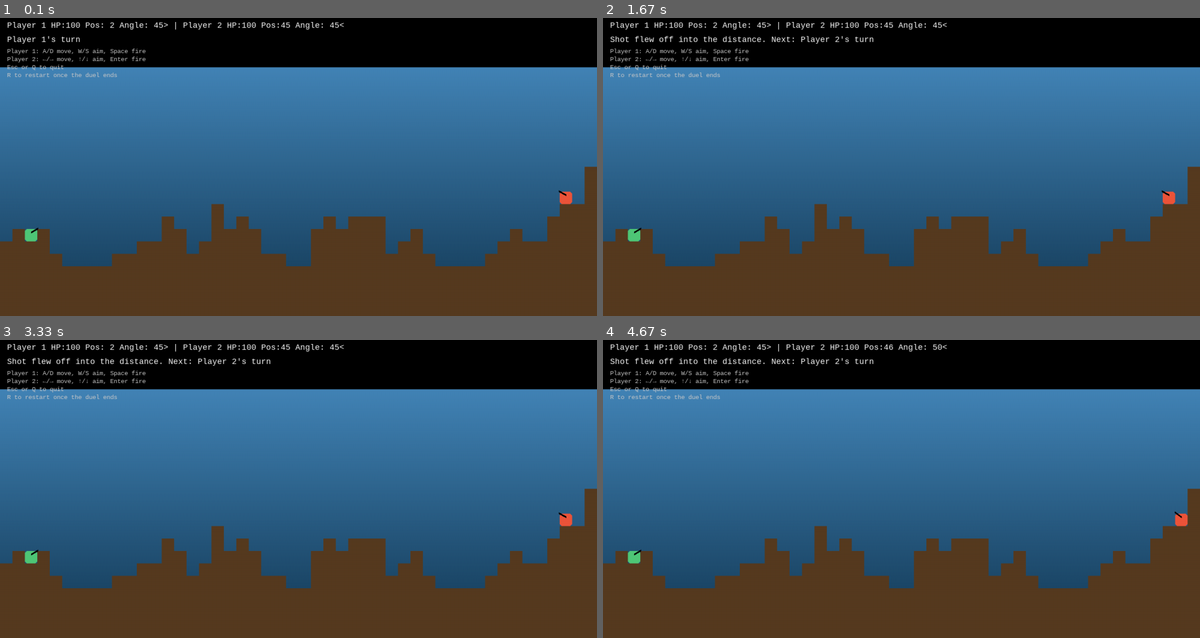
Above: before the commit, frames 1-4 (two rows, left to right).
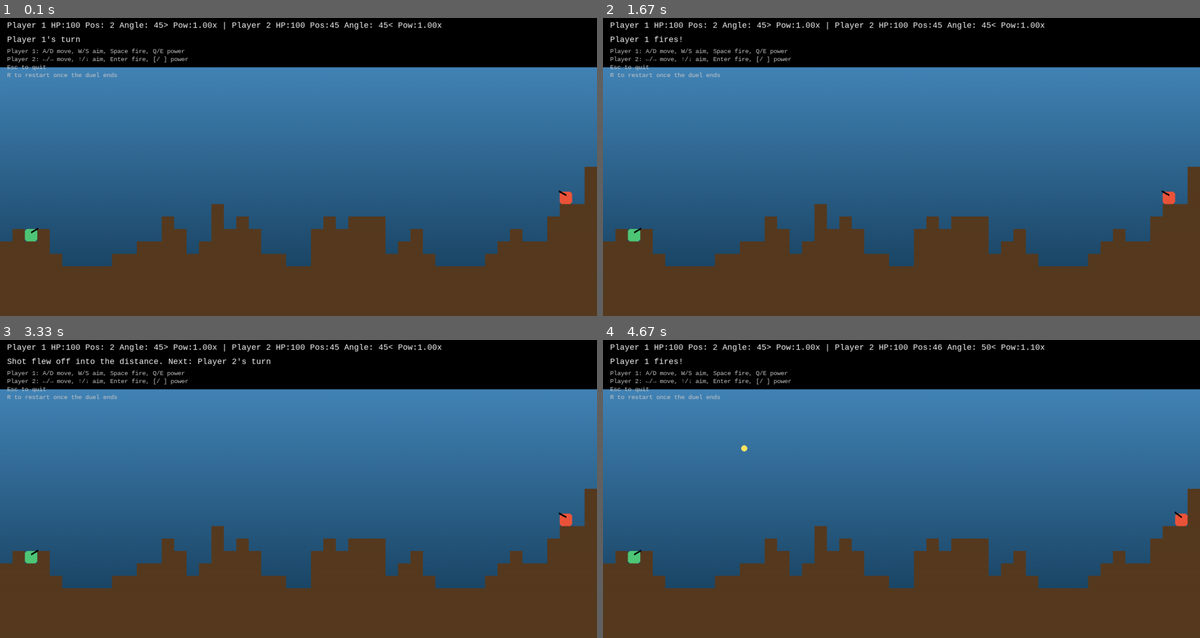
Above: after the commit, the same moments.

Repository: CKone/tanx-game
Game: pygame game, started from main.py
Two runs of this game, one before a commit and one after it. Both use one fixed random seed, a clock stepped at 60 frames per second and the inputs below.
Inputs:
- Up to frame 1 (0.1 s): no input
- Up to frame 2 (1.67 s): tap Space at 0.33, 0.73, 1.03, 1.23 s; tap E at 0.82 s
- Up to frame 3 (3.33 s): no input
- Up to frame 4 (4.67 s): tap  at 3.33, 3.82 s; hold Up 3.67-4.03 s; tap Space at 3.73, 4.13, 4.43 s; hold Right from 4.07 s (still down)

The runs differ from the first frame. In frame 1, 0.6% of the frame differs, in the area x 3-74%, y 1-18%; in frame 2, 0.9%; in frame 3, 0.6%; in frame 4, 1.0%, in the area x 1-74%, y 1-38%.

Commit message:
Added Force and Angle to Bullet Logic

Diff:
--- a/tanx_game/game.py
+++ b/tanx_game/game.py
@@ -38,6 +38,7 @@
         self.projectile_speed = 6.5
         self.damage = 25
         self.explosion_radius = 1.8
+        self.projectile_time_step = 0.1
 
     def _spawn_tanks(self, player_one: str, player_two: str) -> List[Tank]:
         left_x, left_y = self._find_spawn(2, 1)
@@ -78,6 +79,7 @@
             "Commands: left, right, up, down, fire, status, help, quit\n"
             "  left/right: move the tank\n"
             "  up/down: adjust turret angle\n"
+            "  power+/power-: adjust shot force\n"
             "  fire: shoot a projectile\n"
             "  status: display tank stats"
         )
@@ -90,18 +92,20 @@
         angle_deg = shooter.turret_angle
         direction = shooter.facing
         angle_rad = math.radians(angle_deg)
-        vx = math.cos(angle_rad) * self.projectile_speed * direction
-        vy = -math.sin(angle_rad) * self.projectile_speed
+        speed = self.projectile_speed * shooter.shot_power
+        vx = math.cos(angle_rad) * speed * direction
+        vy = -math.sin(angle_rad) * speed
         x = shooter.x + 0.5 + direction * 0.6
         y = shooter.y - 0.5
         path: List[tuple] = []
         hit_tank: Optional[Tank] = None
         impact_x: Optional[float] = None
         impact_y: Optional[float] = None
-        for _ in range(180):
-            x += vx
-            y += vy
-            vy += self.gravity
+        dt = self.projectile_time_step
+        for _ in range(360):
+            x += vx * dt
+            y += vy * dt
+            vy += self.gravity * dt
             path.append((x, y))
             if x < 0 or x >= self.world.width or y >= self.world.height:
                 break
@@ -174,6 +178,22 @@
             if command in {"down", "d"}:
                 shooter.lower_turret()
                 continue
+            if command in {"power+", "p+", "powerup", "+"}:
+                before = shooter.shot_power
+                shooter.increase_power()
+                if shooter.shot_power == before:
+                    print("Power already at maximum.")
+                else:
+                    print(f"Shot power increased to {shooter.shot_power:.2f}x")
+                continue
+            if command in {"power-", "p-", "powerdown", "-"}:
+                before = shooter.shot_power
+                shooter.decrease_power()
+                if shooter.shot_power == before:
+                    print("Power already at minimum.")
+                else:
+                    print(f"Shot power decreased to {shooter.shot_power:.2f}x")
+                continue
             if command == "fire":
                 result = self.step_projectile(shooter)
                 self.animate_projectile(result)
--- a/tanx_game/pygame_game.py
+++ b/tanx_game/pygame_game.py
@@ -27,6 +27,8 @@
     turret_up: int
     turret_down: int
     fire: int
+    power_decrease: int
+    power_increase: int
 
 
 class PygameTanx:
@@ -80,6 +82,8 @@
                 turret_up=pygame.K_w,
                 turret_down=pygame.K_s,
                 fire=pygame.K_SPACE,
+                power_decrease=pygame.K_q,
+                power_increase=pygame.K_e,
             ),
             KeyBindings(
                 move_left=pygame.K_LEFT,
@@ -87,6 +91,8 @@
                 turret_up=pygame.K_UP,
                 turret_down=pygame.K_DOWN,
                 fire=pygame.K_RETURN,
+                power_decrease=pygame.K_LEFTBRACKET,
+                power_increase=pygame.K_RIGHTBRACKET,
             ),
         ]
 
@@ -117,13 +123,13 @@
 
     def _handle_key(self, key: int) -> None:
         if self.winner or self._is_animating_projectile():
-            if key in {pygame.K_ESCAPE, pygame.K_q}:
+            if key == pygame.K_ESCAPE:
                 self.running = False
             elif key in {pygame.K_r, pygame.K_F5} and self.winner:
                 self._reset()
             return
 
-        if key in {pygame.K_ESCAPE, pygame.K_q}:
+        if key == pygame.K_ESCAPE:
             self.running = False
             return
 
@@ -143,6 +149,22 @@
         if key == bindings.turret_down:
             tank.lower_turret()
             self.message = f"{tank.name} turret: {tank.turret_angle}°"
+            return
+        if key == bindings.power_increase:
+            previous = tank.shot_power
+            tank.increase_power()
+            if tank.shot_power == previous:
+                self.message = f"{tank.name} power already max"
+            else:
+                self.message = f"{tank.name} power: {tank.shot_power:.2f}x"
+            return
+        if key == bindings.power_decrease:
+            previous = tank.shot_power
+            tank.decrease_power()
+            if tank.shot_power == previous:
+                self.message = f"{tank.name} power already min"
+            else:
+                self.message = f"{tank.name} power: {tank.shot_power:.2f}x"
             return
         if key == bindings.fire:
             self._fire_projectile(tank)
@@ -226,10 +248,8 @@
             ui_height=self.ui_height,
         )
 
-    def _advance_turn(self, announce: bool = False) -> None:
+    def _advance_turn(self) -> None:
         self.current_player = 1 - self.current_player
-        if announce and not self.winner:
-            self.message = f"{self.logic.tanks[self.current_player].name}'s turn"
 
     def _check_victory(self) -> None:
         alive = [tank for tank in self.logic.tanks if tank.alive]
@@ -317,9 +337,9 @@
         self.screen.blit(message_surface, (16, 48))
 
         instructions = [
-            "Player 1: A/D move, W/S aim, Space fire",
-            "Player 2: ←/→ move, ↑/↓ aim, Enter fire",
-            "Esc or Q to quit",
+            "Player 1: A/D move, W/S aim, Space fire, Q/E power",
+            "Player 2: ←/→ move, ↑/↓ aim, Enter fire, [/ ] power",
+            "Esc to quit",
             "R to restart once the duel ends",
         ]
         for idx, line in enumerate(instructions):
--- a/tanx_game/tank.py
+++ b/tanx_game/tank.py
@@ -21,6 +21,10 @@
     min_angle: int = -75
     max_angle: int = 75
     move_distance: int = 1
+    shot_power: float = 1.0
+    min_power: float = 0.4
+    max_power: float = 1.8
+    power_step: float = 0.05
     last_command: Optional[str] = field(default=None, init=False)
 
     def clamp_turret(self) -> None:
@@ -35,6 +39,16 @@
         self.turret_angle -= amount
         self.clamp_turret()
         self.last_command = f"turret -{amount}"
+
+    def increase_power(self, amount: Optional[float] = None) -> None:
+        step = amount if amount is not None else self.power_step
+        self.shot_power = min(self.max_power, self.shot_power + step)
+        self.last_command = f"power +{step:.2f}"
+
+    def decrease_power(self, amount: Optional[float] = None) -> None:
+        step = amount if amount is not None else self.power_step
+        self.shot_power = max(self.min_power, self.shot_power - step)
+        self.last_command = f"power -{step:.2f}"
 
     def stand_y(self, world: World, x: int) -> Optional[int]:
         surface = world.surface_y(x)
@@ -68,4 +82,5 @@
         return (
             f"{self.name} HP:{self.hp:3d} Pos:{self.x:2d}"
             f" Angle:{self.turret_angle:3d}{facing_arrow}"
+            f" Pow:{self.shot_power:4.2f}x"
         )
Not shown, changed: README.md
